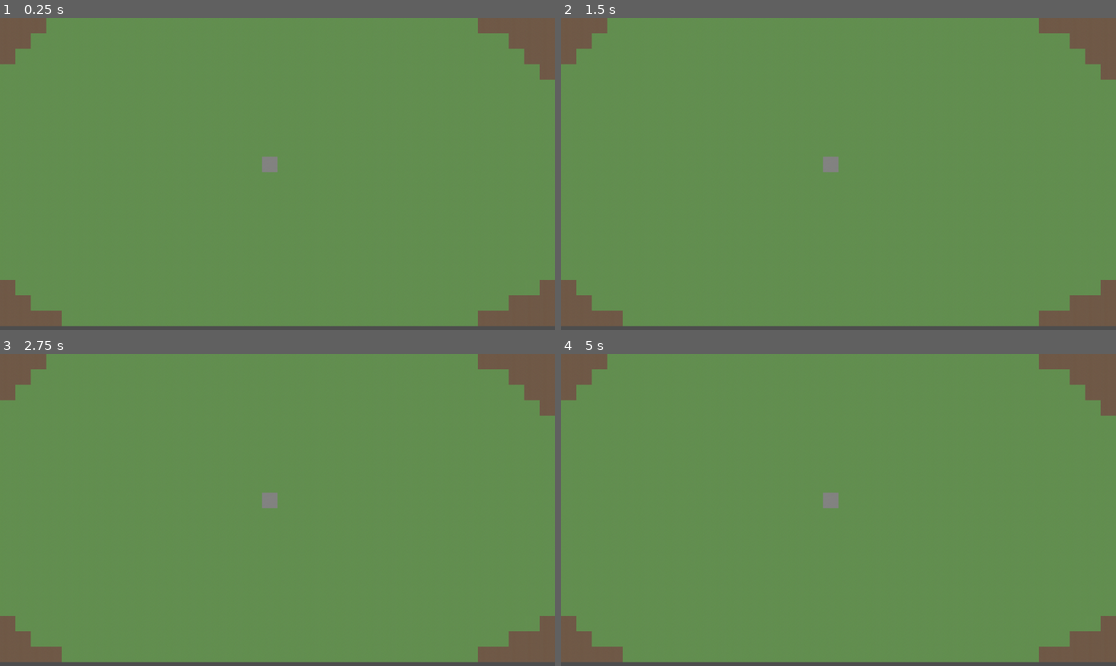
Above: before the commit, frames 1-4 (two rows, left to right).
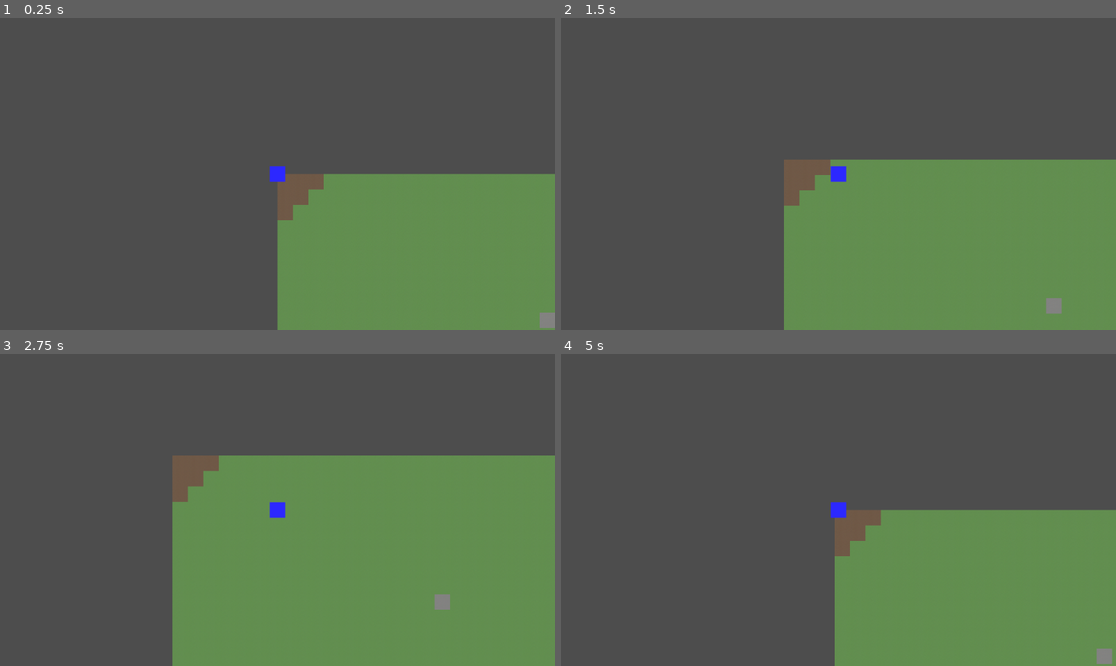
Above: after the commit, the same moments.

Repository: ntoonie/forge-and-survive
Game: Godot game, scene res://scenes/Main.tscn
The game is run twice, just before and just after one commit, with the same random seed, the same clock (stepped at 60 frames per second) and the same inputs.
Inputs:
- Up to frame 1 (0.25 s): no input
- Up to frame 2 (1.5 s): tap Enter at 0.5 s; hold Right (ui_right) 0.53-1.28 s; hold Down (ui_down) from 1.28 s (still down)
- Up to frame 3 (2.75 s): release Down (ui_down) at 2.03 s; hold Right (ui_right) from 2.03 s (still down)
- Up to frame 4 (5 s): release Right (ui_right) at 2.78 s; hold Up (ui_up) 2.78-3.53 s; hold Left (ui_left) from 3.53 s (still down)

The runs differ from the first frame. In frame 1, 77% of the frame differs, in the area x 0-100%, y 0-100%; in frame 2, 70%; in frame 3, 56%; in frame 4, 77%.

Commit message:
feat: player movement

Diff:
--- a/scenes/Main.tscn
+++ b/scenes/Main.tscn
@@ -1,7 +1,7 @@
 [gd_scene format=3 uid="uid://bjx5bix4xbv1s"]
 
-[ext_resource type="PackedScene" uid="uid://dsgoposkkbdmv" path="res://scenes/World.tscn" id="1_rvslj"]
-[ext_resource type="PackedScene" uid="uid://dkpiss73hn85r" path="res://scenes/HUD.tscn" id="2_0bbpv"]
+[ext_resource type="PackedScene" uid="uid://dsgoposkkbdmv" path="res://scenes/world/World.tscn" id="1_rvslj"]
+[ext_resource type="PackedScene" uid="uid://dkpiss73hn85r" path="res://scenes/ui/HUD.tscn" id="2_0bbpv"]
 
 [node name="Main" type="Node2D" unique_id=1632719062]
 
--- /dev/null
+++ b/scenes/player/player.tscn
@@ -0,0 +1,21 @@
+[gd_scene format=3 uid="uid://jspjunrmfnlq"]
+
+[ext_resource type="Script" uid="uid://16siisbr3460" path="res://scripts/player/player.gd" id="1_8afob"]
+
+[sub_resource type="RectangleShape2D" id="RectangleShape2D_dovo2"]
+size = Vector2(16, 16)
+
+[node name="Player" type="CharacterBody2D" unique_id=909018891]
+script = ExtResource("1_8afob")
+
+[node name="CollisionShape2D" type="CollisionShape2D" parent="." unique_id=977918106]
+shape = SubResource("RectangleShape2D_dovo2")
+
+[node name="ColorRect" type="ColorRect" parent="." unique_id=1772675955]
+offset_left = -16.0
+offset_top = -16.0
+offset_right = 16.0
+offset_bottom = 16.0
+color = Color(0.17144695, 0.15681973, 0.99999994, 1)
+
+[node name="Camera2D" type="Camera2D" parent="." unique_id=1349843790]
--- a/scenes/World.tscn
+++ b/scenes/world/World.tscn
@@ -1,6 +1,7 @@
 [gd_scene format=4 uid="uid://dsgoposkkbdmv"]
 
 [ext_resource type="Texture2D" uid="uid://dkflca248w3rw" path="res://assets/sprites/tiles.png" id="1_kqs1s"]
+[ext_resource type="PackedScene" uid="uid://jspjunrmfnlq" path="res://scenes/player/player.tscn" id="2_1oml7"]
 
 [sub_resource type="TileSetAtlasSource" id="TileSetAtlasSource_32lhk"]
 texture = ExtResource("1_kqs1s")
@@ -316,3 +317,5 @@
 [node name="TileMapLayer" type="TileMapLayer" parent="." unique_id=1982336431]
 tile_map_data = PackedByteArray("AAAAAAAAAAAjAA8AAAAAAAEAAAAjAA8AAAAAAAIAAAAjAA8AAAAAAAMAAAANAA8AAAAAAAQAAAANAA8AAAAAAA …(11440 unchanged characters)…
 tile_set = SubResource("TileSet_7g83o")
+
+[node name="Player" parent="." unique_id=909018891 instance=ExtResource("2_1oml7")]
--- /dev/null
+++ b/scripts/player/player.gd
@@ -0,0 +1,14 @@
+extends CharacterBody2D
+
+const SPEED = 150.0
+
+func _physics_process(delta):
+	var direction = Vector2.ZERO
+	direction.x = Input.get_axis("ui_left", "ui_right")
+	direction.y = Input.get_axis("ui_up", "ui_down")
+
+	if direction != Vector2.ZERO:
+		direction = direction.normalized()
+
+	velocity = direction * SPEED
+	move_and_slide()
Renamed: scenes/HUD.tscn -> scenes/ui/HUD.tscn
Not shown, added: scripts/player/player.gd.uid
